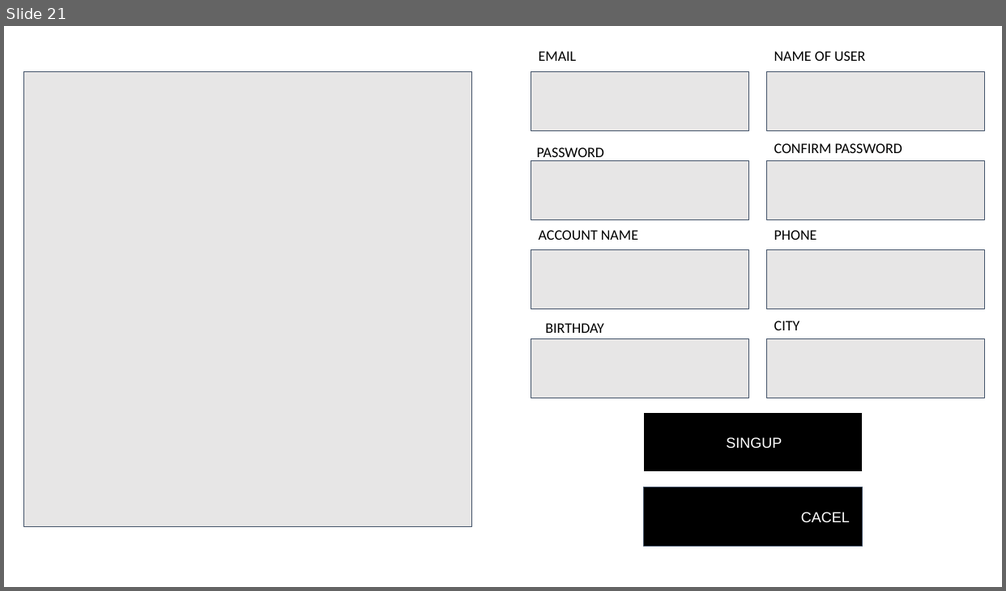
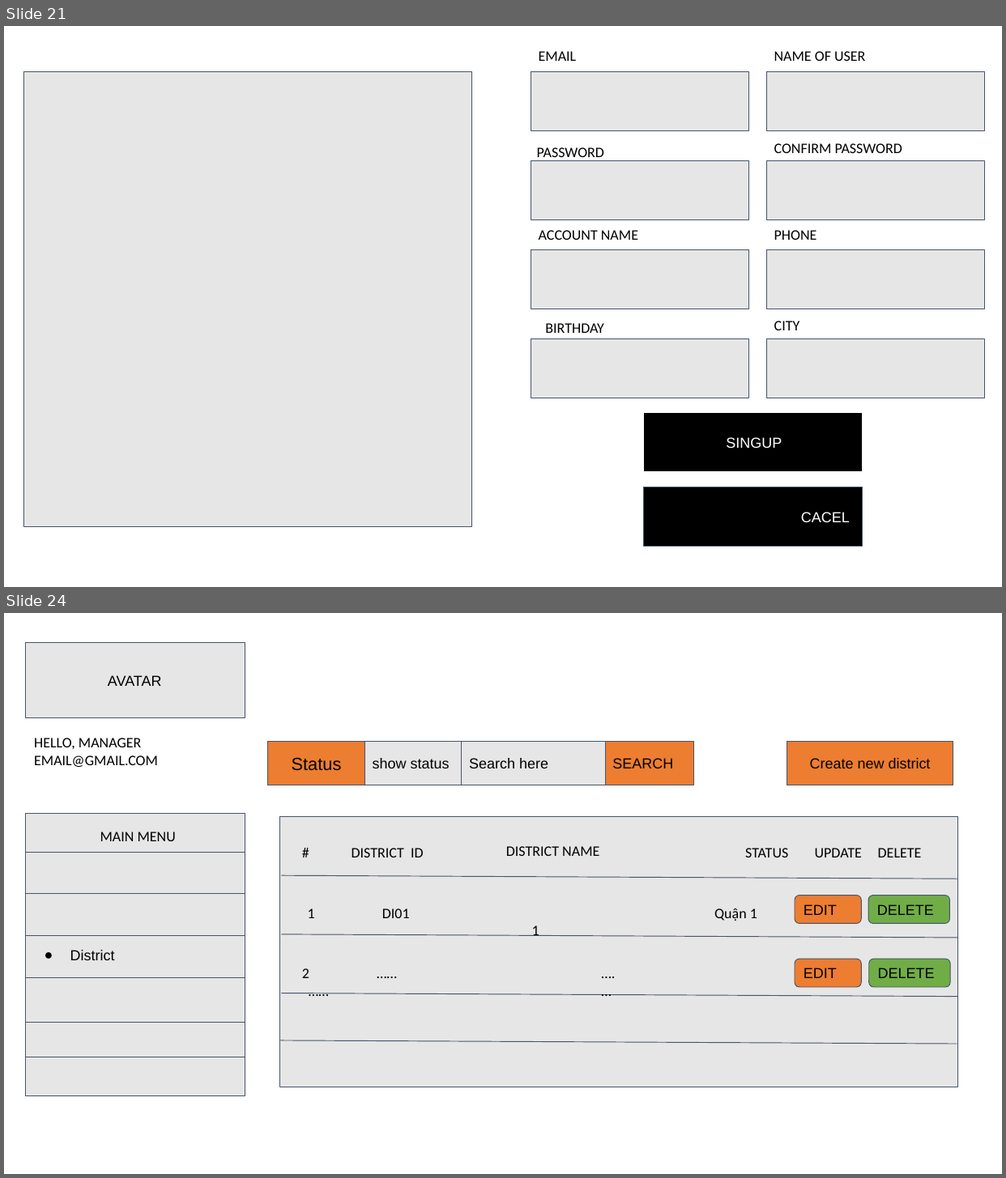
Before and after one commit to votrungquantp15/SE1618-GroupQNP, a slide deck: SWP-Document/SWP/wireframe SWP.pptx. Shown one above the other, each under a label of ours: slide 21 before the commit, slides 21 and 24 after it; the slides between them are not shown. The pictures are 1006x591 and 1006x1178 pixels, drawn with LibreOffice and Linux fonts; fonts in the diff are those of the drawing. Boxes give left, top, right and bottom in pixels: in the first picture for what was removed or moved away, otherwise in the second. Text is boxed around its words. In the diff, an @@ line names an element or a change of style, - is before the commit and + after.

```diff
--- a/SWP-Document/SWP/wireframe SWP.pptx
+++ b/SWP-Document/SWP/wireframe SWP.pptx
@@ slide 24 added at <box>4,613,1002,1174</box>, background #FFFFFF @@
@@ rectangle added at <box>26,642,246,717</box>, fill #E7E6E6, outline #44546A 0.75 pt, 14 pt, text #000000 @@
+AVATAR
@@ text added at <box>34,738,158,767</box>, 14 pt, text #000000 @@
+HELLO, MANAGER
+EMAIL@GMAIL.COM
@@ rectangle added at <box>268,742,364,786</box>, fill #ED7D31, outline #44546A 0.75 pt, 17 pt, text #000000 @@
+Status
@@ rectangle added at <box>364,742,462,786</box>, fill #E7E6E6, outline #44546A 0.75 pt, 14 pt, text #000000 @@
+show status
@@ rectangle added at <box>462,742,605,786</box>, fill #E7E6E6, outline #44546A 0.75 pt, 14 pt, text #000000 @@
+Search here
@@ rectangle added at <box>605,742,693,786</box>, fill #ED7D31, outline #44546A 0.75 pt, 14 pt, text #000000 @@
+SEARCH
@@ rectangle added at <box>787,742,953,786</box>, fill #ED7D31, outline #44546A 0.75 pt, 14 pt, text #000000 @@
+Create new district
@@ rectangle added at <box>25,814,245,1097</box>, fill #E7E6E6, outline #44546A 0.75 pt, 14 pt, text #000000 @@
+● District
@@ rectangle added at <box>279,816,957,1088</box>, fill #E7E6E6, outline #44546A 0.75 pt @@
@@ line added from (26, 853) to (246, 853), #44546A 0.75 pt @@
@@ text added at <box>100,832,176,841</box>, 14 pt, text #000000 @@
+MAIN MENU
@@ text added at <box>295,836,334,869</box>, 14 pt, text #000000 @@
+#
@@ text added at <box>351,848,424,858</box>, 14 pt, text #000000 @@
+DISTRICT ID
@@ text added at <box>506,846,599,856</box>, 14 pt, text #000000 @@
+DISTRICT NAME
@@ text added at <box>745,848,788,858</box>, 14 pt, text #000000 @@
+STATUS
@@ text added at <box>815,848,862,858</box>, 14 pt, text #000000 @@
+UPDATE
@@ text added at <box>878,848,922,858</box>, 14 pt, text #000000 @@
+DELETE
@@ line added from (282, 875) to (957, 879), #44546A 0.75 pt @@
@@ line added from (25, 894) to (246, 894), #44546A 0.75 pt @@
@@ rounded rectangle added at <box>795,895,861,924</box>, fill #ED7D31, outline #44546A 0.75 pt, 14 pt, text #000000 @@
+EDIT
@@ rounded rectangle added at <box>868,895,950,924</box>, fill #70AD47, outline #44546A 0.75 pt, 14 pt, text #000000 @@
+DELETE
@@ text added at <box>308,909,757,936</box>, 14 pt, text #000000 @@
+1 DI01 Quận 1 1
@@ line added from (26, 936) to (246, 936), #44546A 0.75 pt @@
@@ line added from (282, 935) to (957, 938), #44546A 0.75 pt @@
@@ text added at <box>302,969,309,978</box>, 14 pt, text #000000 @@
+2 …… …. …… …
@@ rounded rectangle added at <box>795,959,861,987</box>, fill #ED7D31, outline #44546A 0.75 pt, 14 pt, text #000000 @@
+EDIT
@@ rounded rectangle added at <box>869,959,951,987</box>, fill #70AD47, outline #44546A 0.75 pt, 14 pt, text #000000 @@
+DELETE
@@ line added from (26, 978) to (246, 978), #44546A 0.75 pt @@
@@ line added from (282, 994) to (957, 997), #44546A 0.75 pt @@
@@ line added from (25, 1023) to (246, 1023), #44546A 0.75 pt @@
@@ line added from (281, 1041) to (957, 1044), #44546A 0.75 pt @@
@@ line added from (26, 1057) to (246, 1057), #44546A 0.75 pt @@
```
Also in this commit, not shown: 7 other slides added, 7 other files.
